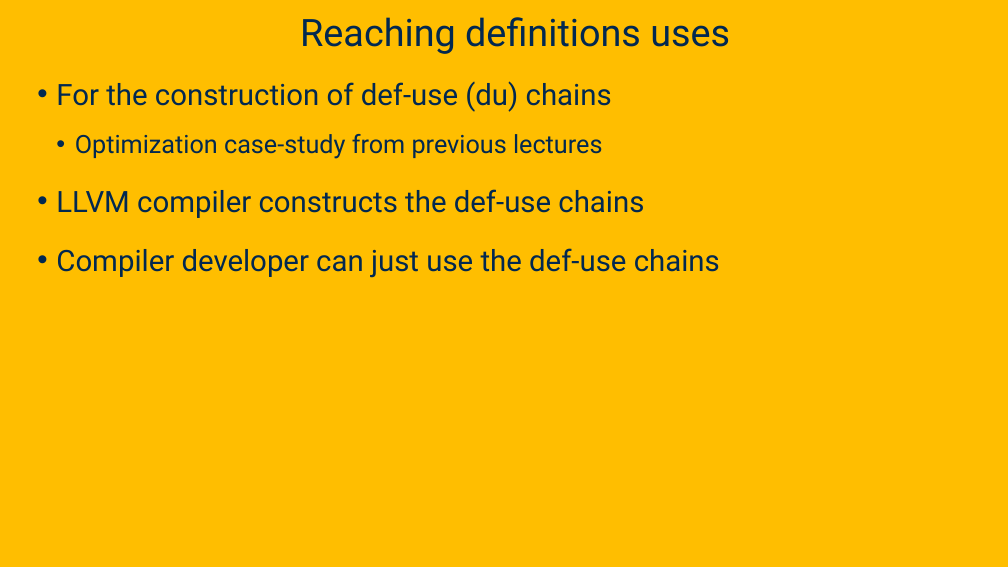
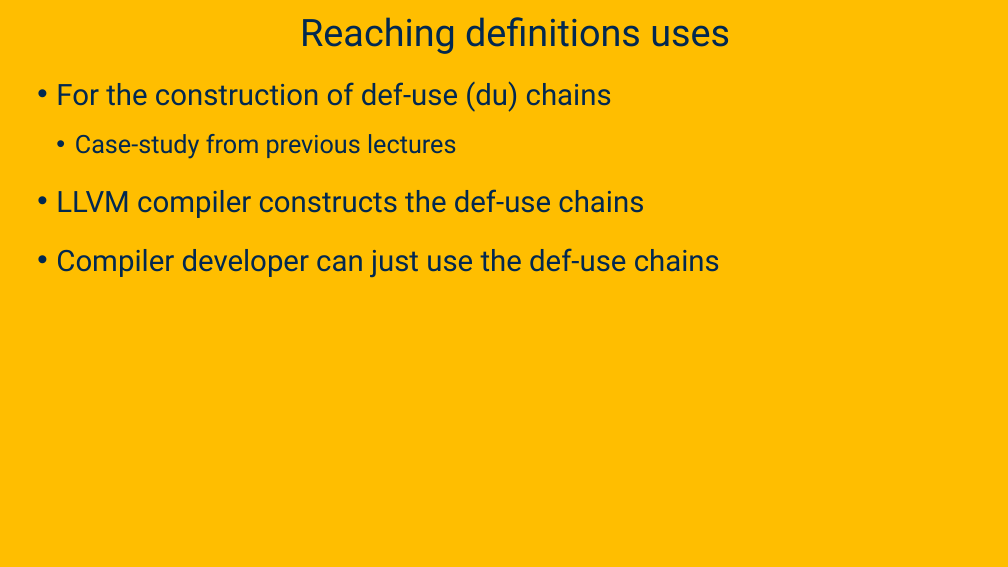
Before and after one commit to davsec-teaching/ECS289C-Spring2025, a slide deck: slide 52 of slides/3_data_flow_analysis.pptx (slide 49 before the commit). Drawn at 1008x567 pixels with LibreOffice and Linux fonts; fonts in the diff are those of the drawing; background and template pictures are left out. Boxes give left, top, right and bottom in pixels: in the first picture for what was removed or moved away, otherwise in the second. Text is boxed around its words. In the diff, an @@ line names an element or a change of style, - is before the commit and + after.

```diff
--- a/slides/3_data_flow_analysis.pptx
+++ b/slides/3_data_flow_analysis.pptx
@@ text at [75, 134, 456, 159]: text changed @@
-  • Optimization case-study from previous lectures
+  • Case-study from previous lectures
```
Also in this commit, not shown: 50 other slides changed, 4 slides added.
